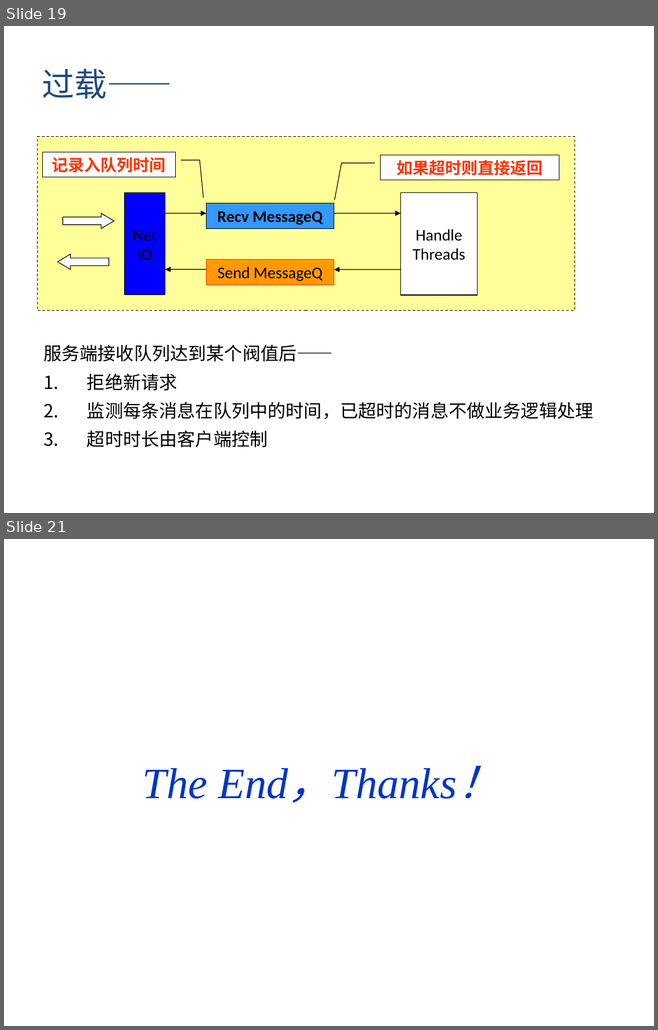
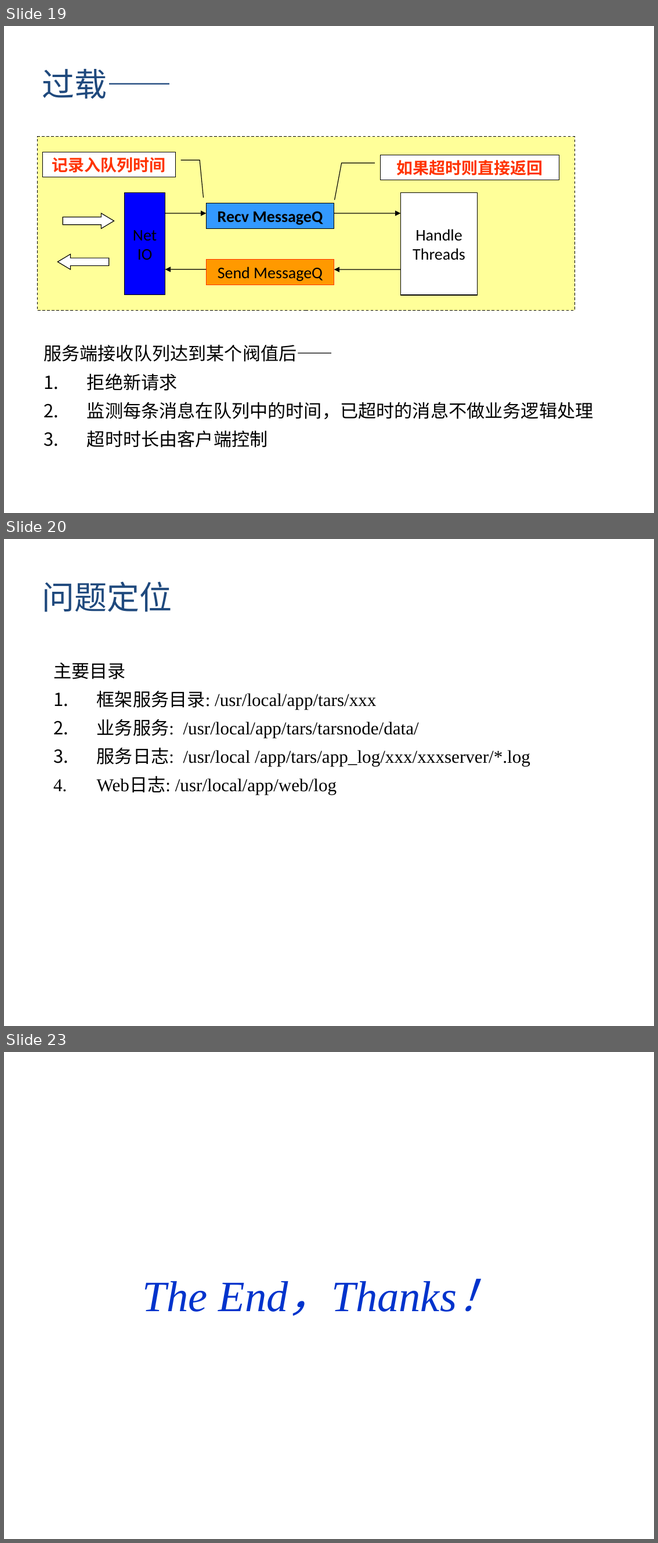
Before and after one commit to TarsCloud/TarsDocs, a slide deck: ppt/TARS.pptx. Shown one above the other, each under a label of ours: slides 19 and 21 before the commit, slides 19, 20 and 23 after it; the slides between them are not shown. The pictures are 658x1030 and 658x1543 pixels, drawn with LibreOffice and Linux fonts; fonts in the diff are those of the drawing. Boxes give left, top, right and bottom in pixels: in the first picture for what was removed or moved away, otherwise in the second. Text is boxed around its words. In the diff, an @@ line names an element or a change of style, - is before the commit and + after.

```diff
--- a/ppt/TARS.pptx
+++ b/ppt/TARS.pptx
@@ slide 20 added at (x1=4, y1=539, x2=654, y2=1026), background #FFFFFF @@
@@ text added at (x1=42, y1=581, x2=172, y2=612), 36 pt, text #1F497D @@
+问题定位
@@ text added at (x1=53, y1=663, x2=530, y2=795), 20 pt, text #000000 @@
+主要目录
+1. 框架服务目录: /usr/local/app/tars/xxx
+2. 业务服务: /usr/local/app/tars/tarsnode/data/
+3. 服务日志: /usr/local /app/tars/app_log/xxx/xxxserver/*.log
+4. Web日志: /usr/local/app/web/log
@@ what was slide 21 is now slide 23 @@
```
Also in this commit, not shown: 4 slides changed, 1 other slide added.
